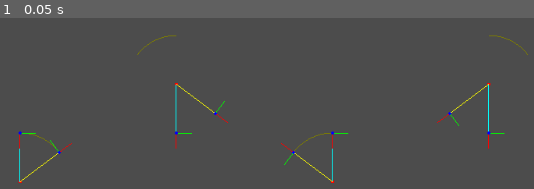
Above: before the commit, frame 1.
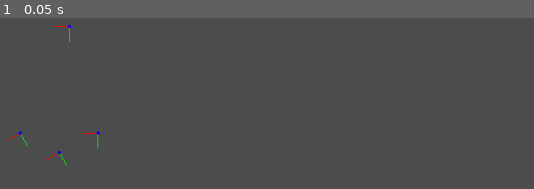
Above: after the commit, the same moment.

Repository: Dibujaron/RailEngine3
Game: Godot game, scene res://scenes/world/World.tscn
Same seed, same stepped clock (60 frames per second), same inputs: the game is played once before the commit and once after it. The project has no main scene, so this scene is started directly.
Inputs:
- Up to frame 1 (0.05 s): no input

The runs differ from the first frame. In frame 1, 1.2% of the frame differs, in the area x 1-99%, y 3-97%.
Error after the commit: Parse Error: The function signature doesn't match the parent. Parent signature is: "void draw_arc(Vector2, float, float, float, int, Color, float=default, bool…

Commit message:
Further improvements to track curvature.

Diff:
--- a/scenes/track/TrackCurve.gd
+++ b/scenes/track/TrackCurve.gd
@@ -12,7 +12,7 @@
 var center_to_a = null
 var center_to_b = null
 var ARC_COLOR = Color(0.5,0.5,0)
-var SEG_LENGTH = 5
+var SEG_LENGTH_MAX = 5
 
 var ready = false
 
@@ -45,30 +45,46 @@
 	angle_a_local = center_to_a.angle()
 	angle_b_local = center_to_b.angle()
 
-	print("Center to A angle: ", angle_a_local)
-	print("Center to B angle: ", angle_b_local)
-	b.rotation = (center_to_b).tangent().angle()
 	a.position = Vector2(0,0)
 	a.rotation = 0
+
+	var sweep_angle = angle_b_local - angle_a_local
+	b.rotation = a.rotation + sweep_angle
 
 func _draw():
 	if ready:
 		draw_circle(center_local, 2, Color(1,0,0))
 		draw_line(center_local, center_local+center_to_a, Color(0,1,1)) #green/blue should go to A
 		draw_line(center_local, center_local+center_to_b, Color(1,1,0)) #yellow should go to B
+		draw_arc()
 
-		draw_circle_arc(center_local, radius, angle_a_local, angle_b_local, ARC_COLOR)
+func draw_arc():
+	var start_angle = angle_a_local
+	var end_angle = angle_b_local
+	if(angle_b_local < angle_a_local):
+		start_angle = angle_b_local
+		end_angle = angle_a_local
 
-func draw_circle_arc(center, radius, angle_from, angle_to, color):
-    var nb_points = 32
-    var points_arc = PoolVector2Array()
+	var angle_sweep = end_angle - start_angle
+	var arc_length = radius * angle_sweep
+	var n_segments = ceil(abs(arc_length) / SEG_LENGTH_MAX)
+	var increment = angle_sweep / n_segments
 
-    for i in range(nb_points+1):
-        var angle_point = angle_from + i * (angle_to-angle_from) / nb_points - PI
-        points_arc.push_back(center + Vector2(cos(angle_point), sin(angle_point)) * radius)
+	var angle = start_angle
 
-    for index_point in range(nb_points):
-        draw_line(points_arc[index_point], points_arc[index_point + 1], color)
+	print("start angle is ", start_angle, " increment is ", increment, " and end angle is ", end_angle)
+	while angle+increment < end_angle:
+		var angle_next = angle+increment
+		var p1 = center_local + Vector2(cos(angle),sin(angle)) * radius
+		var p2 = center_local + Vector2(cos(angle_next),sin(angle_next)) * radius
+		draw_line(p1, p2, ARC_COLOR)
+		angle = angle_next
+
+	#draw one more line, possibly not the same length as the rest, to complete it.
+	var penultimate = center_local + Vector2(cos(angle),sin(angle)) * radius
+	var end_point = center_local + Vector2(cos(end_angle),sin(end_angle)) * radius
+	draw_line(penultimate, end_point, ARC_COLOR)
+
 
 func invert():
 	var b_pos = b.position
--- a/scenes/track/TrackPoint.gd
+++ b/scenes/track/TrackPoint.gd
@@ -20,7 +20,7 @@
 
 	draw_line(pos, pos+tangent, TANGENT_COLOR) #draw the tangent in green
 	draw_circle(pos, 2, POSITION_COLOR) #draw the point first.
-	print("my global rotation is ", global_rotation_degrees, " and my local rotation is ", rotation_degrees)
+
 
 func heading():
 	return Vector2(cos(rotation),sin(rotation))
